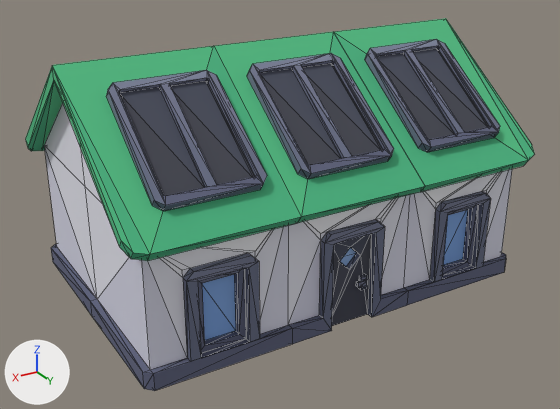
An edit to the glTF model client/public/models/batiments/house_h.glb, drawn before and after from the same camera.
Camera for both pictures: a camera (50 mm lens) standing at (1.151, 1.941, 1.183) and looking at (0.019, 0.054, 0.239). Arrows for +X, +Y and +Z are at lower left; the lights stay in place. The older version comes first. Mesh edges are drawn as thin lines. Vertices at exactly the same position are counted once.

In view in the first picture: 'house_h'.
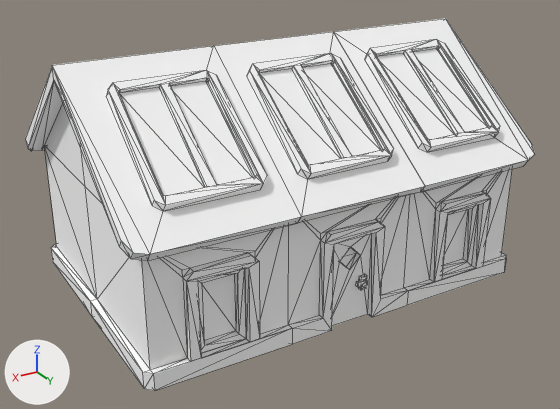
Boxes [x1, y1, x2, y2] around the edits, measured in the pictures (560 x 409 px):
part 1 of me_house_h, recoloured (lighter): [51, 39, 506, 391] in both
part 2 of me_house_h, recoloured: [44, 103, 512, 370] in both
part 3 of me_house_h, recoloured (green to white): [26, 18, 534, 340] in both

Diff of the bpy script that builds the scene:
```diff
--- a/client/public/models/batiments/house_h.glb.py
+++ b/client/public/models/batiments/house_h.glb.py
@@ me_house_h @@
 me_house_h.from_pydata(...)  # 458 vertices, 770 faces; spans x -0.65..0.65, y -0.458..0.458, z 0.0..0.737
 # used by ob_house_h; location = (0.0, 0.0, 0.0)
+# me_house_h part 1: 596 faces centred in x -0.62..0.62, y -0.422..0.422, z 0.0..0.692 are repainted in the vertex colours; the middle colour goes from greyish blue #666c83 to white #ffffff
+# me_house_h part 2: 86 faces centred in x -0.6..0.6, y -0.4..0.4, z 0.127..0.5 are repainted in the vertex colours; the middle colour goes from white #e6e6ef to white #ffffff
+# me_house_h part 3: 88 faces centred in x -0.65..0.65, y -0.452..0.452, z 0.13..0.623 are repainted in the vertex colours; the middle colour goes from green #4bb181 to white #ffffff
 me_house_h.materials.append(mat_material_0)
```
